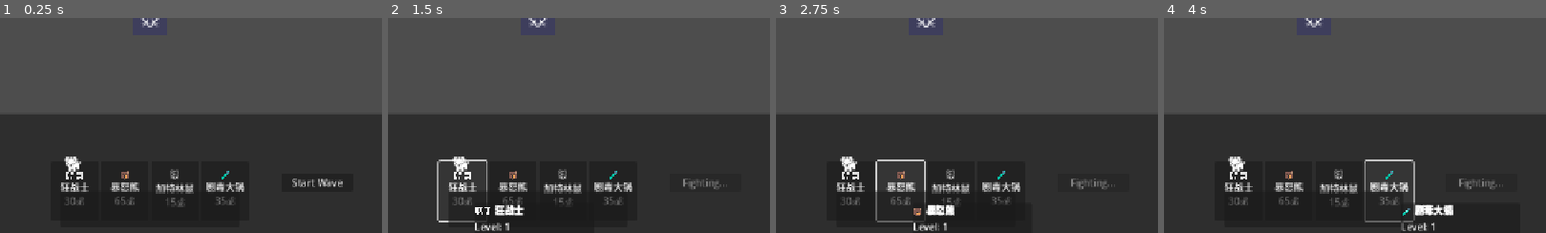
Above: before the commit, frames 1-4 (left to right).
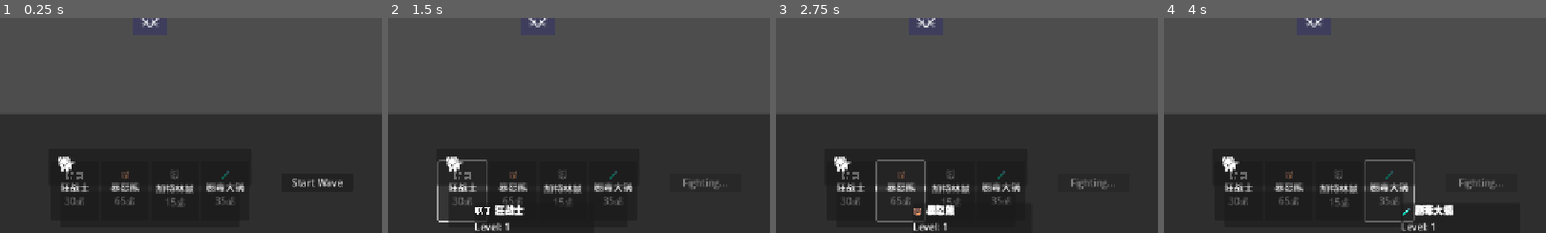
Above: after the commit, the same moments.

Repository: seekerzz/tower-html
Game: Godot game, scene res://src/Scenes/Tests/TestBenchScene.tscn
Same seed, same stepped clock (60 frames per second), same inputs: the game is played once before the commit and once after it. The project has no main scene, so this scene is started directly.
Inputs:
- Up to frame 1 (0.25 s): no input
- Up to frame 2 (1.5 s): click "Start Wave" at 0.5 s; click "🗡️ 狂战士 30💰" at 1.25 s
- Up to frame 3 (2.75 s): click "🐻 暴怒熊 65💰" at 2 s
- Up to frame 4 (4 s): click "🐭 加特林鼠 15💰" at 2.75 s; click "🧪 剧毒大锅 35💰" at 3.5 s
The pictures show only the part of the screen within x 30-80%, y 50-100%; the shares and areas given below are measured in that part.

The runs differ from the first frame. In frame 1, 1.0% of the frame differs, in the area x 15-64%, y 64-79%; in frame 2, 1.1%; in frame 3, 1.2%; in frame 4, 1.2%.
Error in both runs: Invalid access to property or key '1,1' on a base object of type 'Dictionary'. (res://src/Scripts/TestBenchScene.gd:30)

Commit message:
Rewrite Bench UI for 5 fixed slots and grid-to-bench drag support
- Rewrote `src/Scenes/UI/Bench.tscn` to use Control -> PanelContainer -> HBoxContainer structure.
- Rewrote `src/Scripts/UI/Bench.gd` to maintain 5 fixed slots and dynamically load unit content.
- Created `src/Scripts/UI/BenchSlot.gd` to handle `_can_drop_data` and `_drop_data` for receiving units from the grid.
- Updated `src/Scripts/MainGame.gd` to include `move_unit_from_grid_to_bench` and ensure bench UI initialization on startup.
- Verified functionality with `TestBenchUITask.gd` covering initialization, unit placement, and drag-and-drop mechanics.

Diff:
--- a/src/Scenes/UI/Bench.tscn
+++ b/src/Scenes/UI/Bench.tscn
@@ -17,11 +17,15 @@
 grow_vertical = 0
 script = ExtResource("1_bench")
 
-[node name="Container" type="HBoxContainer" parent="."]
+[node name="PanelContainer" type="PanelContainer" parent="."]
 layout_mode = 1
 anchors_preset = 15
 anchor_right = 1.0
 anchor_bottom = 1.0
 grow_horizontal = 2
 grow_vertical = 2
+
+[node name="SlotsContainer" type="HBoxContainer" parent="PanelContainer"]
+layout_mode = 2
+theme_override_constants/separation = 10
 alignment = 1
--- a/src/Scripts/MainGame.gd
+++ b/src/Scripts/MainGame.gd
@@ -18,6 +18,7 @@
 
 	# Initial Setup
 	grid_manager.place_unit("mouse", 0, 1) # Starting unit
+	update_bench_ui() # Ensure UI is initialized
 
 # Bench Logic
 func add_to_bench(unit_key: String) -> bool:
@@ -53,6 +54,27 @@
 	print("Bench Full")
 	return false
 
+func move_unit_from_grid_to_bench(unit, target_index: int):
+	if target_index < 0 or target_index >= bench.size():
+		return
+
+	if bench[target_index] != null:
+		print("Bench slot occupied")
+		return
+
+	bench[target_index] = {
+		"key": unit.type_key,
+		"level": unit.level
+	}
+	update_bench_ui()
+
+	# Remove from grid!
+	var w = unit.unit_data.size.x
+	var h = unit.unit_data.size.y
+	grid_manager._clear_tiles_occupied(unit.grid_pos.x, unit.grid_pos.y, w, h)
+
+	unit.queue_free()
+
 func update_bench_ui():
 	if bench_ui:
 		bench_ui.update_bench_ui(bench)
--- a/src/Scripts/UI/Bench.gd
+++ b/src/Scripts/UI/Bench.gd
@@ -1,48 +1,58 @@
 extends Control
 
-@onready var container = $Container
+const SLOT_COUNT = 5
+var bench_data = []
+
+@onready var slots_container = $PanelContainer/SlotsContainer
+
 const BENCH_UNIT_SCRIPT = preload("res://src/Scripts/UI/BenchUnit.gd")
+const BENCH_SLOT_SCRIPT = preload("res://src/Scripts/UI/BenchSlot.gd")
 
-func update_bench_ui(bench_data: Array):
-	if !container: return
+func update_bench_ui(data):
+	if !slots_container: return
 
-	for child in container.get_children():
+	bench_data = data
+
+	# Clear existing slots
+	for child in slots_container.get_children():
+		slots_container.remove_child(child)
 		child.queue_free()
 
-	for i in range(bench_data.size()):
-		var data = bench_data[i]
-		if data != null:
-			var item = Control.new()
-			item.set_script(BENCH_UNIT_SCRIPT)
-			item.setup(data.key, i)
-			container.add_child(item)
-		else:
-			var placeholder = Control.new()
-			placeholder.custom_minimum_size = Vector2(60, 60)
+	# Create 5 slots
+	for i in range(SLOT_COUNT):
+		var slot = Control.new()
+		slot.custom_minimum_size = Vector2(60, 60)
+		slot.set_script(BENCH_SLOT_SCRIPT)
+		slot.slot_index = i
 
-			var rect = Panel.new()
-			var style = StyleBoxFlat.new()
-			style.bg_color = Color(0, 0, 0, 0.3)
-			style.border_width_left = 2
-			style.border_width_top = 2
-			style.border_width_right = 2
-			style.border_width_bottom = 2
-			style.border_color = Color(1, 1, 1, 0.3)
-			style.set_corner_radius_all(4)
+		# Visual style: Panel child
+		var panel = Panel.new()
+		panel.anchors_preset = 15 # Full rect
+		panel.mouse_filter = MOUSE_FILTER_IGNORE # Let the slot handle events
 
-			rect.add_theme_stylebox_override("panel", style)
-			rect.anchors_preset = 15
+		var style = StyleBoxFlat.new()
+		style.bg_color = Color(0, 0, 0, 0.3)
+		style.border_width_left = 2
+		style.border_width_top = 2
+		style.border_width_right = 2
+		style.border_width_bottom = 2
+		style.border_color = Color(1, 1, 1, 0.3) # Dashed not natively supported easily in StyleBoxFlat without shader or texture, sticking to solid or basic style for now as requested "dashed OR dark background"
+		style.set_corner_radius_all(4)
 
-			placeholder.add_child(rect)
-			container.add_child(placeholder)
+		panel.add_theme_stylebox_override("panel", style)
+		slot.add_child(panel)
 
-func _can_drop_data(at_position, data):
-	if !data or !data.has("source"): return false
-	# Can accept from Grid
-	if data.source == "grid": return true
-	return false
+		# Add Unit if data exists
+		if i < bench_data.size() and bench_data[i] != null:
+			var unit_data = bench_data[i]
+			var unit_display = Control.new()
+			unit_display.set_script(BENCH_UNIT_SCRIPT)
+			unit_display.setup(unit_data.key, i)
 
-func _drop_data(at_position, data):
-	if data.source == "grid":
-		if GameManager.main_game:
-			GameManager.main_game.try_add_to_bench_from_grid(data.unit)
+			# Ensure unit display fills slot but respects logic
+			unit_display.layout_mode = 1
+			unit_display.anchors_preset = 15
+
+			slot.add_child(unit_display)
+
+		slots_container.add_child(slot)
--- /dev/null
+++ b/src/Scripts/UI/BenchSlot.gd
@@ -0,0 +1,13 @@
+extends Control
+
+var slot_index: int = -1
+
+func _can_drop_data(_at_position, data):
+	if !data or !data.has("source"): return false
+	if data.source == "grid": return true
+	return false
+
+func _drop_data(_at_position, data):
+	if data.source == "grid":
+		if GameManager.main_game and GameManager.main_game.has_method("move_unit_from_grid_to_bench"):
+			GameManager.main_game.move_unit_from_grid_to_bench(data.unit, slot_index)
